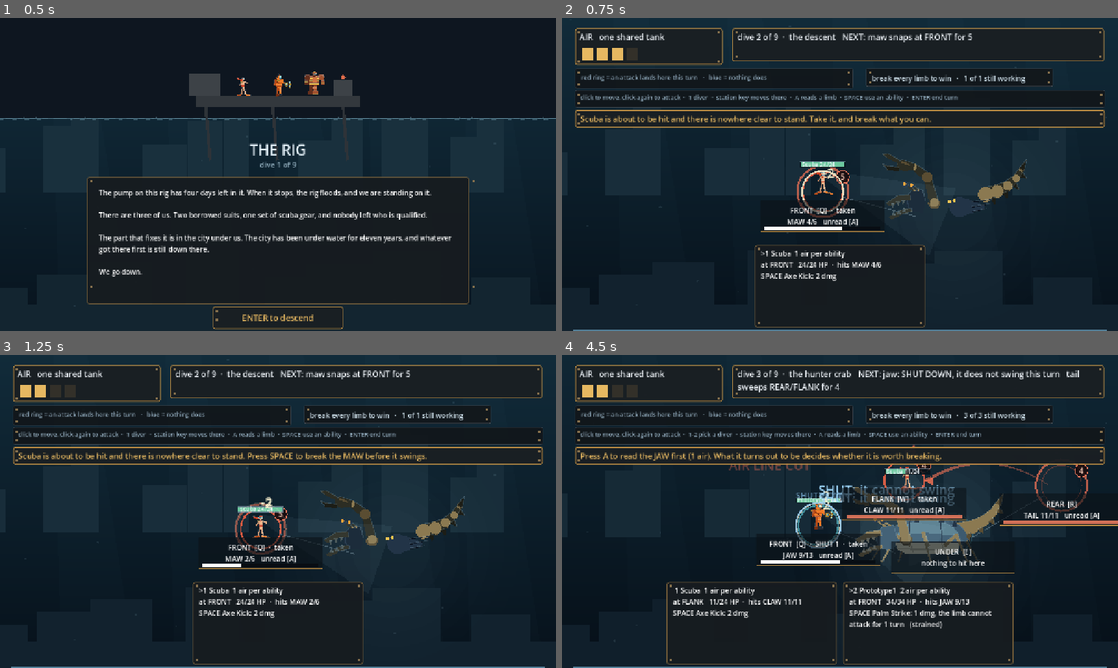
Above: before the commit, frames 1-4 (two rows, left to right).
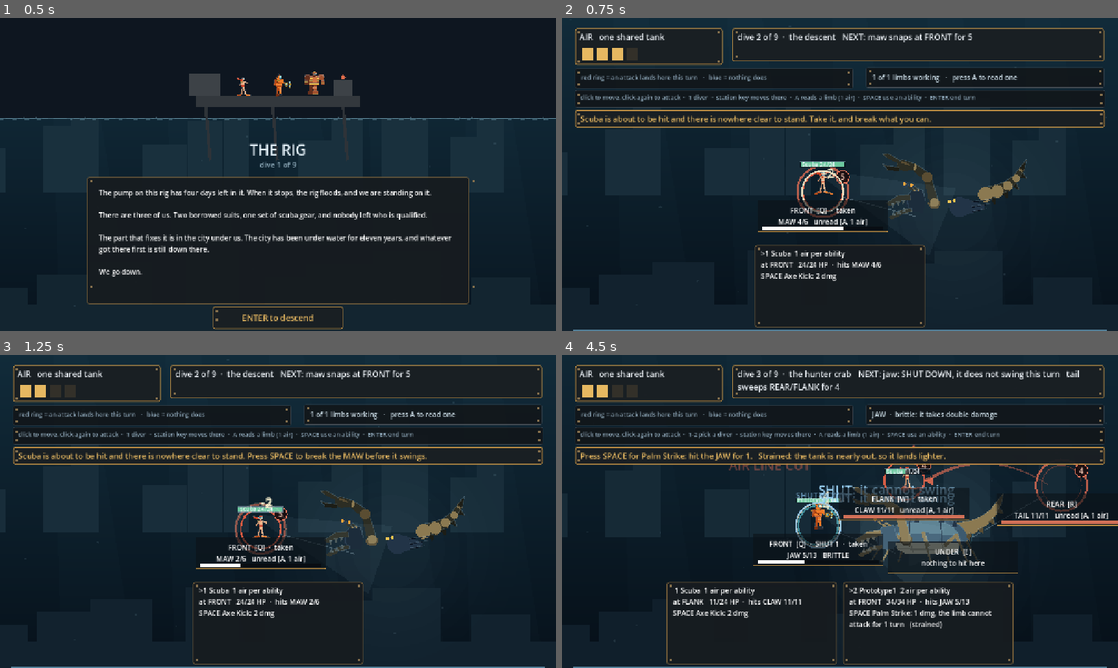
Above: after the commit, the same moments.

Repository: ImmortalDemonGod/salvage
Game: Godot game, scene res://game/main.tscn
Same seed, same stepped clock (60 frames per second), same inputs: the game is played once before the commit and once after it.
Inputs (mouse positions are in pixels of both pictures, inside the frame that each line leads up to):
- Up to frame 1 (0.5 s): no input
- Up to frame 2 (0.75 s): tap Enter at 0.5 s; move the mouse to (962, 158) at 0.52 s; hold Right from 0.53 s (still down); tap 1 at 0.6 s; click (962, 158) at 0.67 s
- Up to frame 3 (1.25 s): keep holding Right; tap Space at 0.77 s
- Up to frame 4 (4.5 s): release Right at 1.25 s; tap Enter at 1.25, 3.5, 4.25 s; drag from (728, 527) to (812, 574) at 1.27 s; move the mouse to (895, 442) at 2.02 s; hold Right 2.03-2.75 s; tap 3 at 2.1 s; drag from (812, 574) to (673, 464) at 2.77 s; move the mouse to (1006, 558) at 3.52 s; hold A 3.53-4.25 s; tap Q at 3.6 s; tap Space at 3.77 s; drag from (673, 464) to (756, 433) at 4.27 s

Frame 1 is identical in both runs. In frame 2, 1.5% of the frame differs, in the area x 35-98%, y 16-69%; in frame 3, 1.5%; in frame 4, 2.8%, in the area x 7-99%, y 16-80%.

Commit message:
the biggest thing on screen was telling the player to grind
A fresh reviewer put the knife in exactly the right place: "break every
limb to win - 3 of 3 still working" is the largest objective statement in
the game, it appears on every combat screen, and it is a completion
checklist. It says order does not matter and skipping is not allowed,
which is precisely the grind the traits were built to replace. The HUD's
loudest sentence was arguing against the design.

That box now carries what reading found -- "MAW - pressurised: breaking it
shuts every other limb for a turn" -- and falls back to "2 of 3 limbs
working - press A to read one" when there is nothing to report yet.

The same review found the mechanic was invisible for a simpler reason:
across eleven screenshots and nine dives, every limb was unread, so the
words brittle, plated, pressurised and leaking appeared nowhere at all. A
player was being asked to spend air on a button whose output they had
never once seen. So the crab's jaw comes pre-read: the first thing anyone
learns about reading is what it BUYS. And the gallery now takes a shot
after two limbs have been read, because a review of screens where nothing
is ever read can only conclude the mechanic is skippable.

"A reads a limb" also never said it costs air, while three "press A"
prompts sat on one screen inviting a new player to spend three quarters of
the tank before attacking. It says the price now.

The tag names the trait; the goal box explains it. Putting the whole
sentence on every tag made them too big for the board, which is the third
time this week that adding a line to those tags has covered the creature.

Diff:
--- a/content/encounters.gd
+++ b/content/encounters.gd
@@ -50,6 +50,9 @@
 		# and its verb, at the boat.
 		"party": 2,
 		"drum": false,
+		# the jaw comes already read, so the first thing a player learns
+		# about reading is what it BUYS, not what it costs
+		"read_free": 0,
 		"open_stations": [FRONT, FLANK, UNDER, REAR],
 		# the opening tableau is content: Scuba in the jaw's face, Prototype1
 		# under the belly. It decides what the first turn looks like and it
--- a/game/main.gd
+++ b/game/main.gd
@@ -185,7 +185,7 @@
 	for i in range(5):
 		var m := Panel.new()
 		m.name = "station_" + Combat.STATION_NAMES[i]
-		m.size = Vector2(286, 74)
+		m.size = Vector2(300, 74)
 		m.position = Vector2.ZERO   # placed per encounter in _refresh
 		m.add_theme_stylebox_override("panel", skin_station())
 		var bg := ColorRect.new()
@@ -303,8 +303,8 @@
 
 	var goal_panel := Panel.new()
 	goal_panel.name = "goal_panel"
-	goal_panel.size = Vector2(430, 42)
-	goal_panel.position = Vector2(700, 116)
+	goal_panel.size = Vector2(548, 46)
+	goal_panel.position = Vector2(700, 114)
 	goal_panel.add_theme_stylebox_override("panel", skin_quiet())
 	_rivet(goal_panel)
 	add_child(goal_panel)
@@ -892,9 +892,9 @@
 			var read := ""
 			if combat.known(lb):
 				var tr := combat.trait_of(lb)
-				read = "\n" + String(Combat.TRAITS[tr]) if tr != "" else "\nread: nothing unusual"
+				read = "   %s" % tr.to_upper() if tr != "" else "   read: ordinary"
 			else:
-				read = "   unread [A]"
+				read = "   unread [A, 1 air]"
 			lbl.text = "%s  [%s]%s%s\n%s %d/%d%s" % [Combat.STATION_NAMES[i], String(keys2[i]), stun, here_free(i),
 				String(combat.LIMB_NAMES[lb]).to_upper(), int(combat.limb_hp[lb]), maxhp, read]
 	# A cut line must READ as a cut line. This showed "AIR 3 / 3" after the
@@ -908,7 +908,18 @@
 	for lb in range(combat.limb_broken.size()):
 		if not combat.limb_broken[lb]:
 			live += 1
-	ui_goal.text = "break every limb to win   ·   %d of %d still working" % [live, combat.limb_broken.size()]
+	var told := ""
+	for lb9 in range(combat.limb_hp.size()):
+		if combat.limb_broken[lb9] or not combat.known(lb9):
+			continue
+		var tr9 := combat.trait_of(lb9)
+		if tr9 != "":
+			told = "%s  ·  %s" % [String(combat.LIMB_NAMES[lb9]).to_upper(), String(Combat.TRAITS[tr9])]
+			break
+	if told != "":
+		ui_goal.text = told
+	else:
+		ui_goal.text = "%d of %d limbs working   ·   press A to read one" % [live, combat.limb_broken.size()]
 	var all_it: Array = combat.intents()
 	if all_it.is_empty():
 		ui_intent.text = "%s   spent" % run.state_line()
@@ -989,7 +1000,7 @@
 	for i in range(5):
 		if combat.station_open(i):
 			mkeys.append(String(keys[i]))
-	ui_help.text += "click to move, click again to attack  ·  %s  ·  station key moves there  ·  A reads a limb  ·  %s  ·  ENTER end turn" % [pick, use]
+	ui_help.text += "click to move, click again to attack  ·  %s  ·  station key moves there  ·  A reads a limb (1 air)  ·  %s  ·  ENTER end turn" % [pick, use]
 	queue_redraw()
 
 # ---- the player's door. The bot calls these same Combat methods. -------
--- a/sim/combat.gd
+++ b/sim/combat.gd
@@ -109,6 +109,9 @@
 	analyzed = []
 	for _l in enc.limbs:
 		analyzed.append(false)
+	var freebie: int = int(enc.get("read_free", -1))
+	if freebie >= 0 and freebie < analyzed.size():
+		analyzed[freebie] = true
 	OPEN_STATIONS = (enc.open_stations as Array).duplicate()
 	LIMB_NAMES = []
 	limb_hp = []
Not shown, changed: site/index.apple-touch-icon.png.import
Not shown, changed: site/index.icon.png.import
Not shown, changed: site/index.png.import
Not shown, added: site/.gitignore
Not shown, changed: verify/gallery.sh
